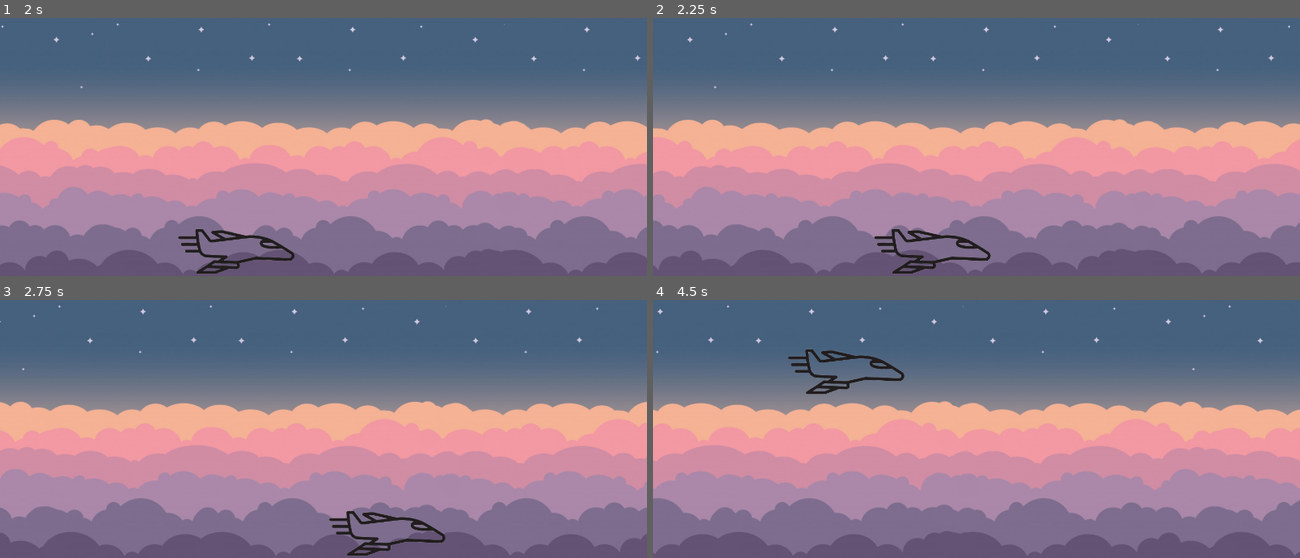
Above: before the commit, frames 1-4 (two rows, left to right).
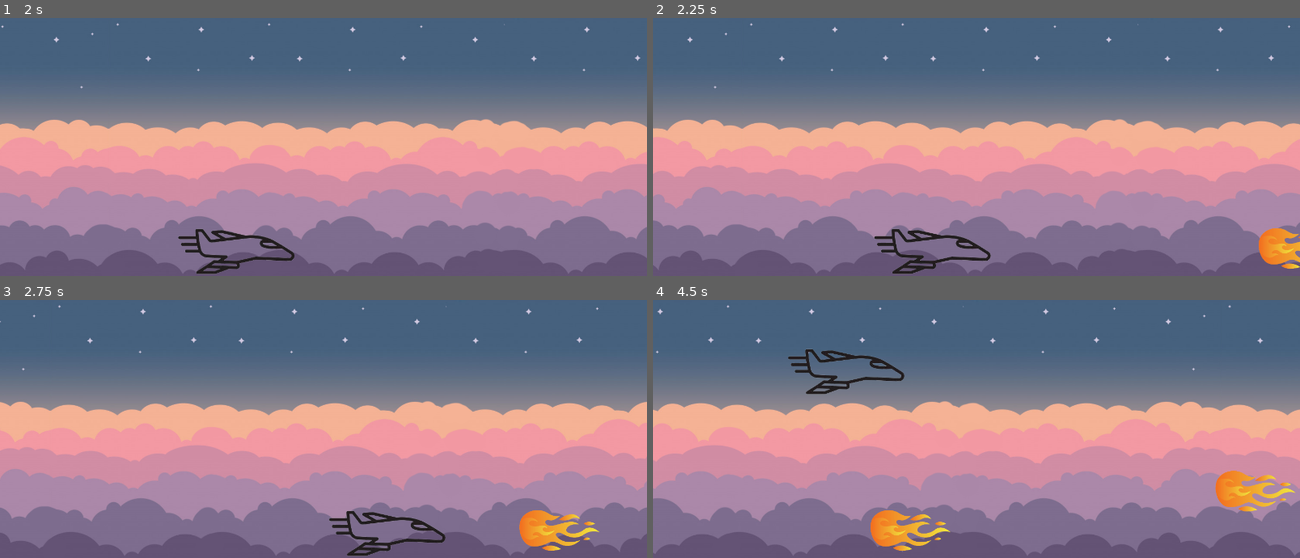
Above: after the commit, the same moments.

Repository: bonfire-camaraderie/Paper-Plane
Game: Godot game, scene res://World.tscn
Two runs of this game, one before a commit and one after it. Both use one fixed random seed, a clock stepped at 60 frames per second and the inputs below.
Inputs:
- Up to frame 1 (2 s): hold Right (ui_right) 0.53-1.28 s; hold Down (ui_down) from 1.28 s (still down)
- Up to frame 2 (2.25 s): release Down (ui_down) at 2.03 s; hold Right (ui_right) from 2.03 s (still down)
- Up to frame 3 (2.75 s): keep holding Right (ui_right)
- Up to frame 4 (4.5 s): release Right (ui_right) at 2.78 s; hold Up (ui_up) 2.78-3.53 s; hold Left (ui_left) from 3.53 s (still down)

Frame 1 is identical in both runs. In frame 2, 0.7% of the frame differs, in the area x 93-100%, y 81-98%; in frame 3, 1.0%; in frame 4, 2.0%, in the area x 33-100%, y 66-98%.

Commit message:
added randomly spawning fire balls, so far without collision

Diff:
--- /dev/null
+++ b/Fire Ball.gd
@@ -0,0 +1,8 @@
+extends KinematicBody2D
+
+export var STEP = 200
+var motion = Vector2()
+
+func _physics_process(delta):
+	motion.x = -STEP
+	move_and_slide(motion)
--- /dev/null
+++ b/Fire_Ball.gd
@@ -0,0 +1,8 @@
+extends KinematicBody2D
+
+export var STEP = 400
+var motion = Vector2()
+
+func _physics_process(delta):
+	motion.x = -STEP
+	move_and_slide(motion)
--- /dev/null
+++ b/Fire_Ball.tscn
@@ -0,0 +1,21 @@
+[gd_scene load_steps=3 format=2]
+
+[ext_resource path="res://cartoon-fire-png-2.png" type="Texture" id=1]
+[ext_resource path="res://Fire_Ball.gd" type="Script" id=2]
+
+[node name="Fire Ball" type="KinematicBody2D"]
+script = ExtResource( 2 )
+__meta__ = {
+"_edit_group_": true
+}
+
+[node name="Fire Ball Skin" type="Sprite" parent="."]
+position = Vector2( 97.44, 52.2074 )
+scale = Vector2( 0.392079, 0.392079 )
+texture = ExtResource( 1 )
+
+[node name="CollisionPolygon2D" type="CollisionPolygon2D" parent="."]
+position = Vector2( 22.2739, 13.9244 )
+scale = Vector2( 0.388889, 0.388889 )
+polygon = PoolVector2Array( -2.45453, 0.488037, -18.3213, 11.5948, -35.7747, 29.0482, -43.708, 44.9149, -48.468, 68.715, -50.0547, 89.3418, -48.468, 109.969, -42.1214, 124.249, -34.188, 143.289, -27.8413, 157.569, -15.1479, 171.849, -0.867859, 182.956, 11.8255, 190.889, 27.6923, 195.649, 45.1457, 197.236, 59.4258, 200.409, 76.8792, 201.996, 114.959, 189.302, 141.933, 186.129, 160.973, 165.502, 164.146, 117.902, 164.146, 62.3683, 162.56, 17.9414, 130.826, 2.07471, 100.679, -13.792, 80.0525, -20.1387, 45.1457, -21.7254, 11.8255, -10.6187 )
+disabled = true
--- /dev/null
+++ b/Object Spawner.gd
@@ -0,0 +1,21 @@
+extends Node
+
+const fireBall = preload("res://Fire_Ball.tscn")
+onready var timer = get_node("Timer")
+var objectPosition = Vector2()
+
+func _ready():
+	timer.set_wait_time(2)
+	timer.start()
+
+func spawnObject():
+	var object = fireBall.instance()
+
+	randomize()
+	objectPosition.y = rand_range(0, 500)
+	objectPosition.x = 1500
+	object.set_position(objectPosition)
+	get_node("fireBall").add_child(object)
+
+func _on_Timer_timeout():
+	spawnObject()
--- /dev/null
+++ b/Timer.gd
@@ -0,0 +1,18 @@
+extends Timer
+
+const fireBall = preload("res://Fire_Ball.tscn")
+onready var timer = get_node()
+var objectPosition = Vector2()
+
+func _ready():
+	timer.set_wait_time(2)
+	timer.start()
+
+func TimerTimeOut():
+	var object = fireBall.instance()
+
+	randomize()
+	objectPosition.y = rand_range(0, 600)
+	objectPosition.x = 1500
+	object.set_position(objectPosition)
+	get_node("fireBall").add_child(object)
--- a/World.tscn
+++ b/World.tscn
@@ -1,9 +1,10 @@
-[gd_scene load_steps=7 format=2]
+[gd_scene load_steps=8 format=2]
 
 [ext_resource path="res://Sky Background.png" type="Texture" id=1]
 [ext_resource path="res://paper plane skin.png" type="Texture" id=2]
 [ext_resource path="res://Plane Body.gd" type="Script" id=3]
 [ext_resource path="res://ParallaxBackground.gd" type="Script" id=4]
+[ext_resource path="res://Object Spawner.gd" type="Script" id=5]
 
 [sub_resource type="RectangleShape2D" id=1]
 extents = Vector2( 763.488, 16.1713 )
@@ -58,3 +59,11 @@
 [node name="Barier Vertical Right2" type="CollisionShape2D" parent="Vertical Bariers"]
 position = Vector2( 1402.57, 358.436 )
 shape = SubResource( 2 )
+
+[node name="Object Spawner" type="Node" parent="."]
+script = ExtResource( 5 )
+
+[node name="fireBall" type="Node" parent="Object Spawner"]
+
+[node name="Timer" type="Timer" parent="Object Spawner"]
+[connection signal="timeout" from="Object Spawner/Timer" to="Object Spawner" method="_on_Timer_timeout"]
Binary file added: cartoon-fire-png-2.png
Not shown, added: cartoon-fire-png-2.png.import
